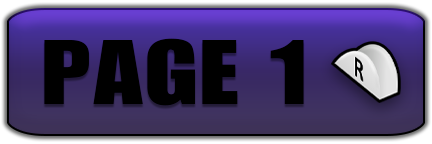
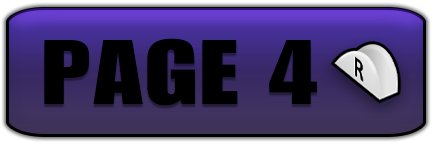
Layer changes from the first 432×144 image to the second:
hid "1" over [270, 40, 304, 104]
showed "4" over [269, 40, 317, 104]
